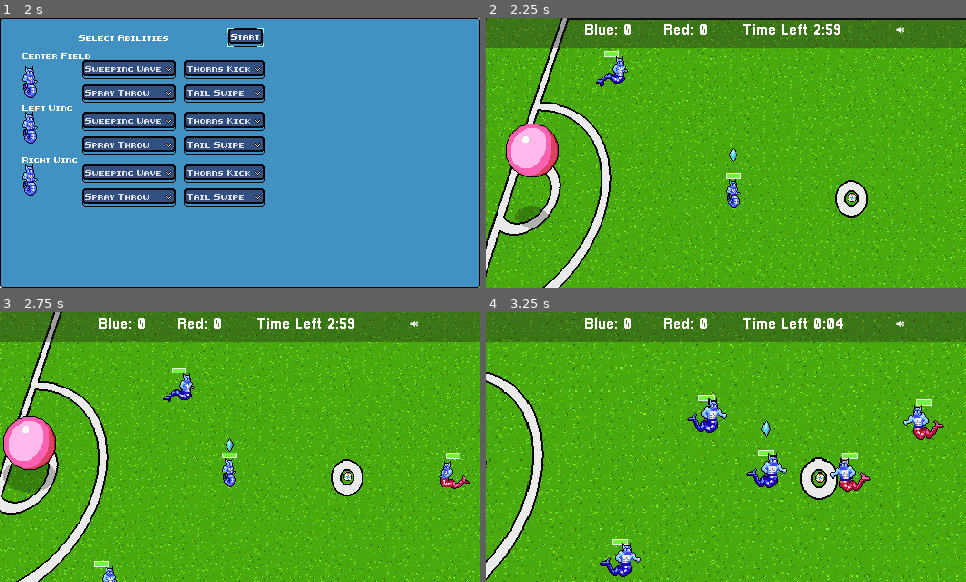
Above: before the commit, frames 1-4 (two rows, left to right).
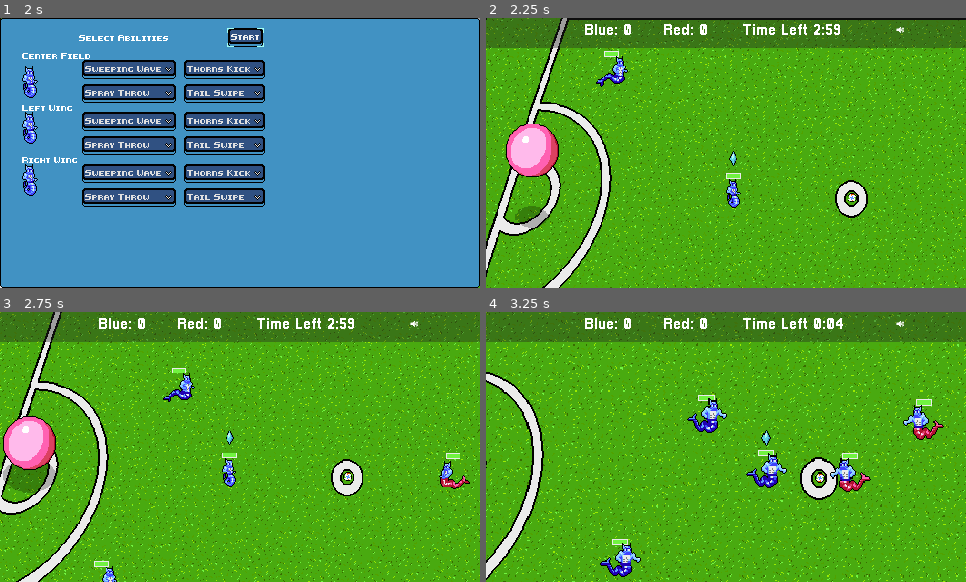
Above: after the commit, the same moments.

Repository: gamkedo-la/Elementaball
Game: Godot game, scene res://UI/StartMenu.tscn
The game is run twice, just before and just after one commit, with the same random seed, the same clock (stepped at 60 frames per second) and the same inputs.
Inputs (mouse positions are in pixels of both pictures, inside the frame that each line leads up to):
- Up to frame 1 (2 s): click "New Game" at 0.5 s; click "Next" at 1.25 s
- Up to frame 2 (2.25 s): click "Start" at 2 s
- Up to frame 3 (2.75 s): no input
- Up to frame 4 (3.25 s): move the mouse to (802, 328) at 2.77 s; hold Right (ui_right) from 2.78 s (still down); hold T (time_hack) from 2.78 s (still down)

Frame 1 is identical in both runs. In frame 2, less than 0.1% of the frame differs, in the area x 50-53%, y 48-55%; in frame 3, less than 0.1%; in frame 4, 0.1%, in the area x 57-60%, y 40-50%.

Commit message:
Implemented out, goal, end game whistles

Diff:
--- a/Node2D.tscn
+++ b/Node2D.tscn
@@ -408,7 +408,7 @@
 
 [node name="AnimatedSprite" parent="Player/Health Bar" index="1"]
 visible = true
-frame = 2
+frame = 5
 
 [node name="AnimationTree" parent="Player" index="1"]
 parameters/playback = SubResource( 1 )
@@ -428,7 +428,7 @@
 starting_stats = ExtResource( 10 )
 
 [node name="AnimatedSprite" parent="Player2/Health Bar" index="1"]
-frame = 2
+frame = 5
 
 [node name="AnimationTree" parent="Player2" index="1"]
 parameters/playback = SubResource( 2 )
@@ -443,7 +443,7 @@
 starting_stats = ExtResource( 10 )
 
 [node name="AnimatedSprite" parent="Player3/Health Bar" index="1"]
-frame = 2
+frame = 5
 
 [node name="AnimationTree" parent="Player3" index="1"]
 parameters/playback = SubResource( 3 )
@@ -549,6 +549,7 @@
 
 [node name="AnimatedSprite" parent="Enemy/Health Bar" index="1"]
 position = Vector2( 7.8787, -8.25085 )
+frame = 3
 
 [node name="AnimationTree" parent="Enemy" index="5"]
 parameters/playback = SubResource( 17 )
@@ -573,6 +574,9 @@
 margin_top = -21.0
 margin_bottom = -21.0
 
+[node name="AnimatedSprite" parent="Enemy3/Health Bar" index="1"]
+frame = 3
+
 [node name="AnimationTree" parent="Enemy3" index="5"]
 parameters/playback = SubResource( 18 )
 
@@ -591,6 +595,9 @@
 [node name="Health Bar" parent="Enemy2" index="2"]
 margin_top = -21.0
 margin_bottom = -21.0
+
+[node name="AnimatedSprite" parent="Enemy2/Health Bar" index="1"]
+frame = 3
 
 [node name="EnemyCollider" parent="Enemy2" index="3"]
 rotation = 1.52987
--- a/Players/Player.tscn
+++ b/Players/Player.tscn
@@ -937,7 +937,7 @@
 margin_bottom = -22.4966
 
 [node name="AnimatedSprite" parent="Health Bar" index="1"]
-frame = 6
+frame = 8
 
 [node name="AnimationTree" parent="." instance=ExtResource( 5 )]
 tree_root = SubResource( 37 )
--- a/Sounds/AudioQueen.gd
+++ b/Sounds/AudioQueen.gd
@@ -10,6 +10,7 @@
 	connect_buttons(get_tree().root)
 	get_tree().connect("node_added", self, "_on_SceneTree_node_added")
 	SceneController.connect("knockout", self, "play_KO")
+	SceneController.connect("outOfBounds", self, "short_whistle")
 
 # warning-ignore:return_value_discarded
 	connect("playSound", self, "play_sound")
@@ -54,3 +55,6 @@
 
 func play_KO(_player, _team):
 	play_sound("KO")
+
+func short_whistle():
+	play_sound("Whistle")
--- a/Sounds/AudioQueen.tscn
+++ b/Sounds/AudioQueen.tscn
@@ -16,6 +16,8 @@
 [ext_resource path="res://Sounds/Menu Cancel.wav" type="AudioStream" id=14]
 [ext_resource path="res://Sounds/characterknockout.wav" type="AudioStream" id=15]
 [ext_resource path="res://Sounds/Menu Music.mp3" type="AudioStream" id=16]
+[ext_resource path="res://Sounds/whistle.wav" type="AudioStream" id=17]
+[ext_resource path="res://Sounds/whistle_endgame.wav" type="AudioStream" id=18]
 
 [node name="Audio Queen" type="Node2D"]
 script = ExtResource( 2 )
@@ -79,3 +81,11 @@
 [node name="KO" type="AudioStreamPlayer" parent="."]
 stream = ExtResource( 15 )
 volume_db = 1.0
+
+[node name="Whistle" type="AudioStreamPlayer" parent="."]
+stream = ExtResource( 17 )
+volume_db = 3.0
+
+[node name="Long Whistle" type="AudioStreamPlayer" parent="."]
+stream = ExtResource( 18 )
+volume_db = 3.0
--- a/UI/Player Select Menu/EndGameMenuPopup.gd
+++ b/UI/Player Select Menu/EndGameMenuPopup.gd
@@ -8,6 +8,7 @@
 	SceneController.connect("allKO",self,"_on_Timer_gameOver")
 
 func _on_Timer_gameOver(_winOrLose):
+	AudioQueen.play_sound("Long Whistle")
 	get_tree().paused = true
 	self.show()
 	get_node(restartButton).grab_focus()
Not shown: 1 places in Node2D.tscn that only renumber resources
Not shown: 1 places in Sounds/AudioQueen.tscn that only renumber resources
Not shown, added: Sounds/whistle.wav.import
Not shown, added: Sounds/whistle_endgame.wav.import
